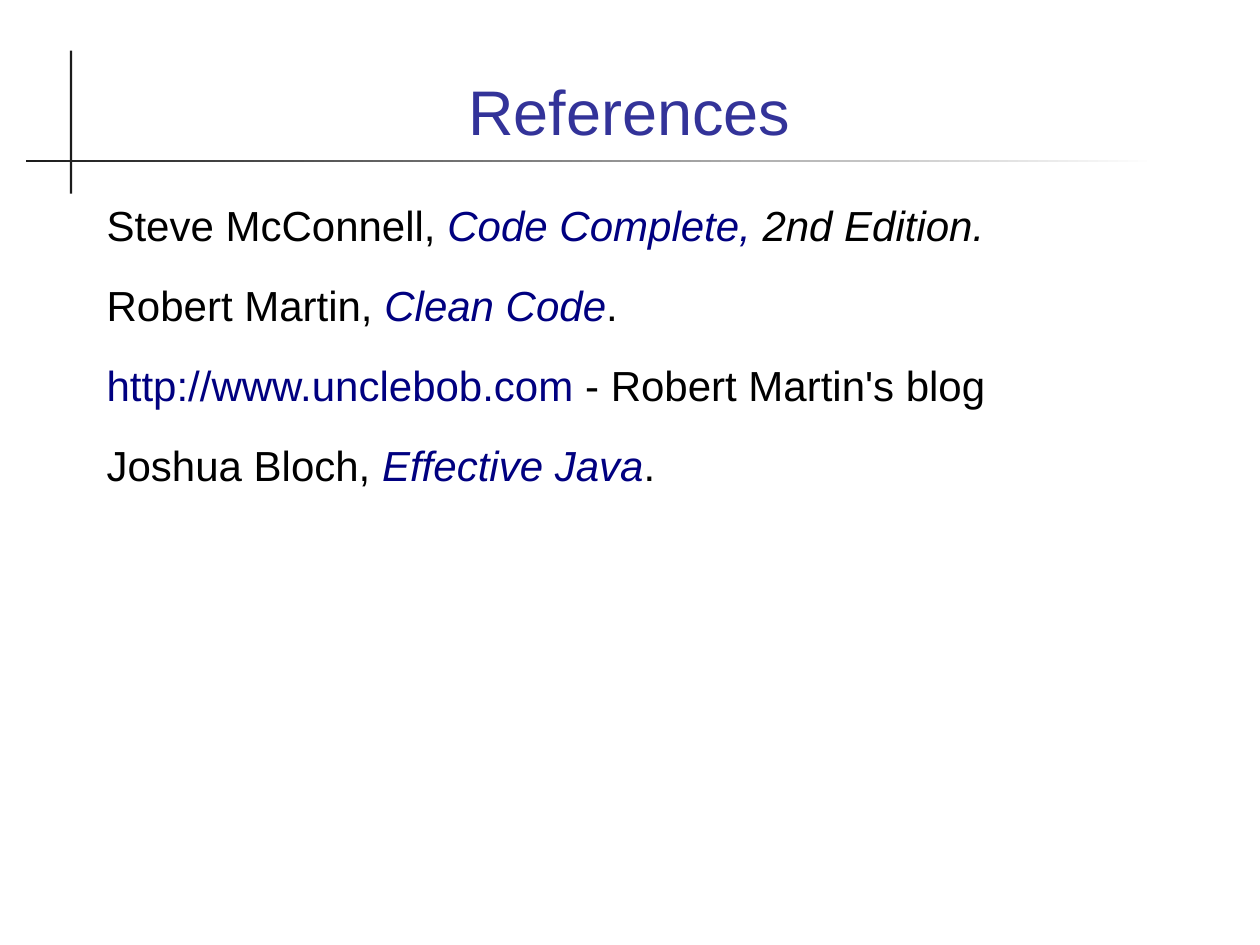
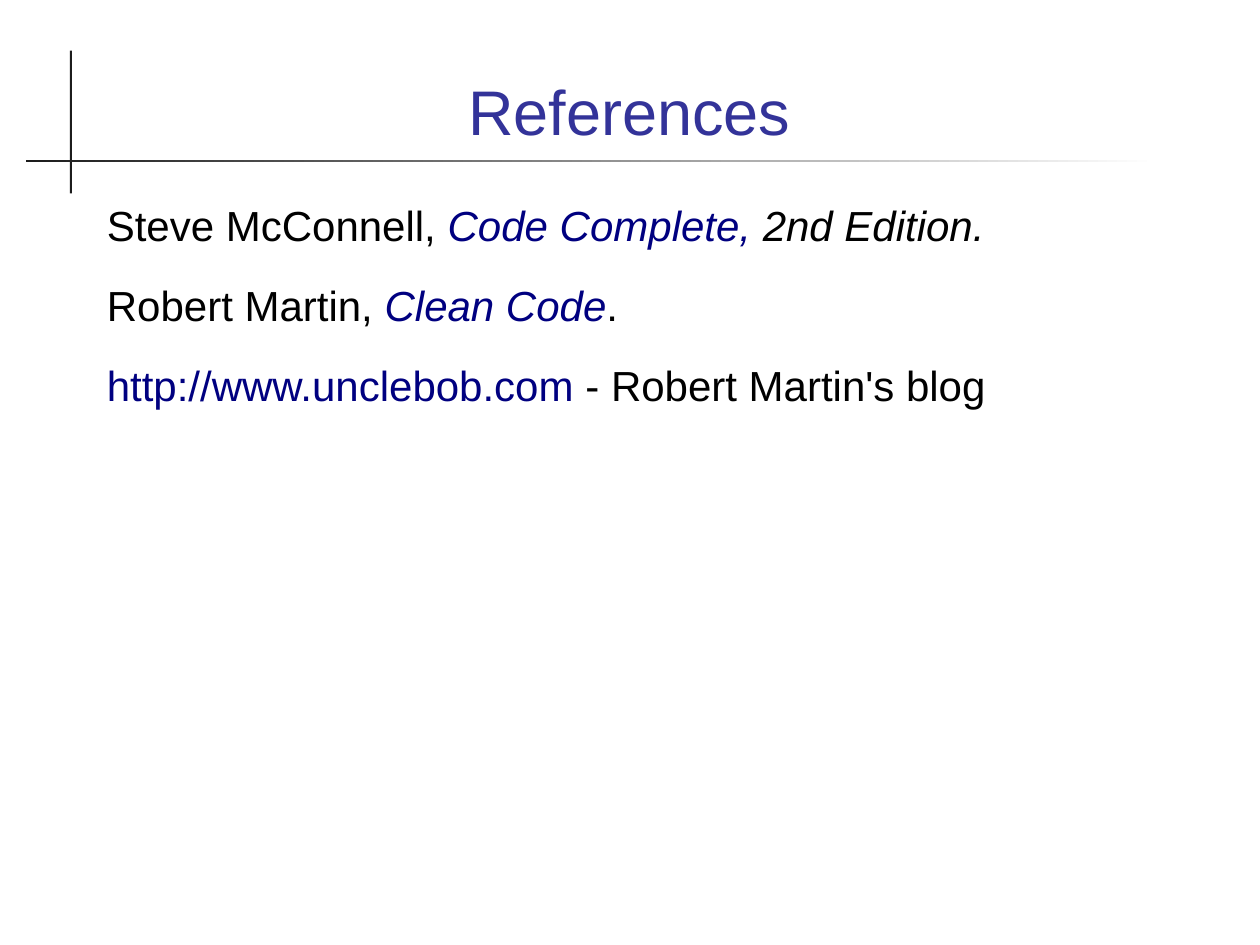
Before and after one commit to skeoop/skeoop.github.io, a slide deck: slide 26 of week5/Coding-Guidelines.ppt (slide 24 before the commit). Drawn at 1260x945 pixels with LibreOffice and Linux fonts; fonts in the diff are those of the drawing. Boxes give left, top, right and bottom in pixels: in the first picture for what was removed or moved away, otherwise in the second. Text is boxed around its words. In the diff, an @@ line names an element or a change of style, - is before the commit and + after.

```diff
--- a/week5/Coding-Guidelines.ppt
+++ b/week5/Coding-Guidelines.ppt
@@ text at (107, 450, 655, 487): paragraph removed @@
-Joshua Bloch, Effective Java.
```
Also in this commit, not shown: 3 other slides changed, 2 slides added, 2 other files.
